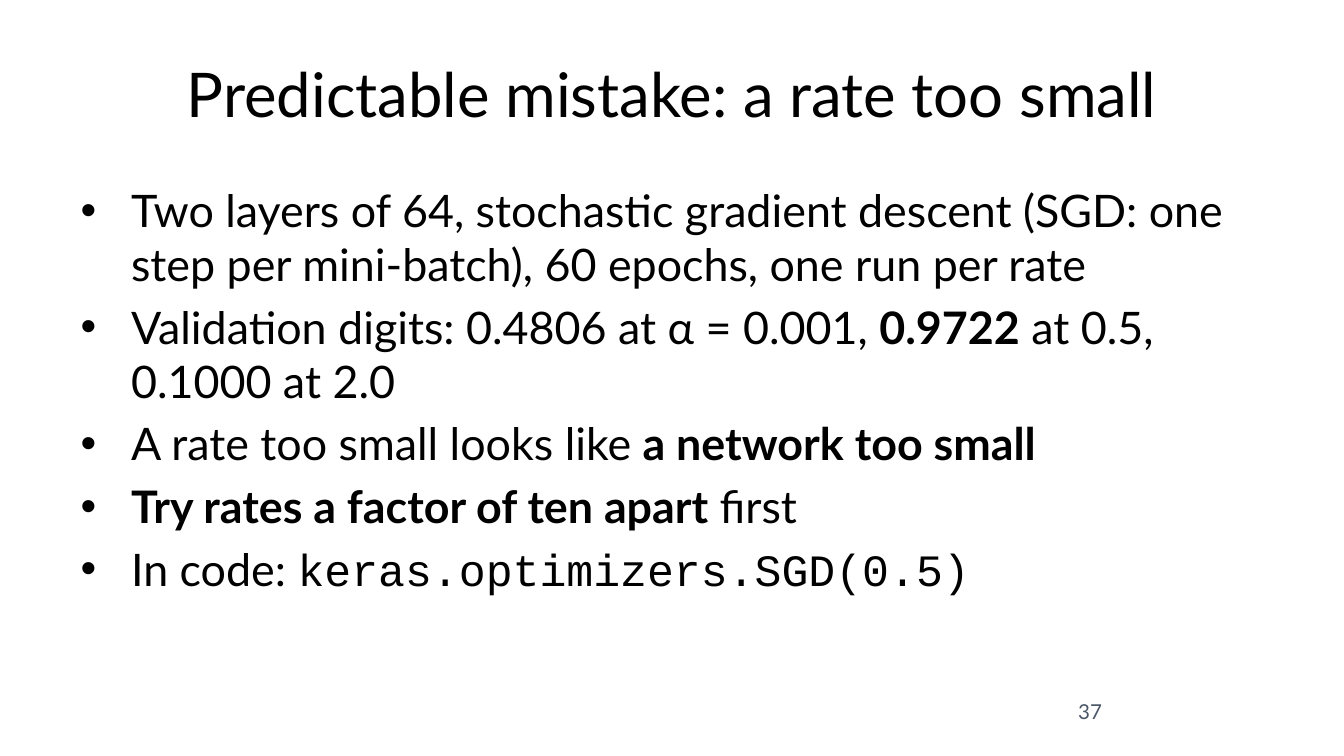
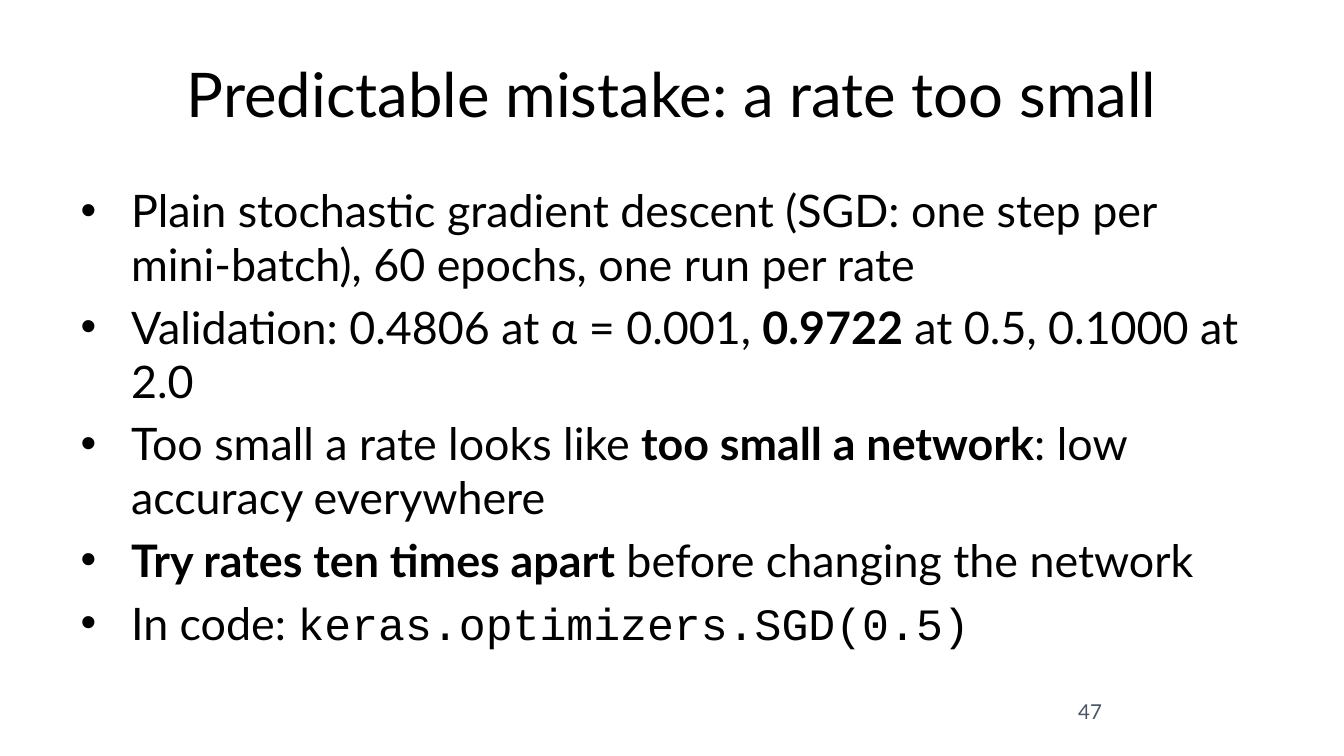
Before and after one commit to fabioantonini/technologies-for-artificial-intelligence, a slide deck: slide 47 of Lessons/09_neural_networks/Slides/neural_networks_slides.pptx (slide 37 before the commit). Drawn at 1344x756 pixels with LibreOffice and Linux fonts; fonts in the diff are those of the drawing; background and template pictures are left out. Boxes give left, top, right and bottom in pixels: in the first picture for what was removed or moved away, otherwise in the second. Text is boxed around its words. In the diff, an @@ line names an element or a change of style, - is before the commit and + after.

```diff
--- a/Lessons/09_neural_networks/Slides/neural_networks_slides.pptx
+++ b/Lessons/09_neural_networks/Slides/neural_networks_slides.pptx
@@ text at [131, 192, 1238, 586]: text changed @@
-• Two layers of 64, stochastic gradient descent (SGD: one step per mini-batch), 60 epochs, one run per rate
-• Validation digits: 0.4806 at α = 0.001, 0.9722 at 0.5, 0.1000 at 2.0
-• A rate too small looks like a network too small
-• Try rates a factor of ten apart first
+• Plain stochastic gradient descent (SGD: one step per mini-batch), 60 epochs, one run per rate
+• Validation: 0.4806 at α = 0.001, 0.9722 at 0.5, 0.1000 at 2.0
+• Too small a rate looks like too small a network: low accuracy everywhere
+• Try rates ten times apart before changing the network
@@ page number at [1078, 704, 1102, 719]: text changed @@
-37
+47
```
Also in this commit, not shown: 31 other slides changed, 1 slide added, 1 slide removed, 18 other files.
